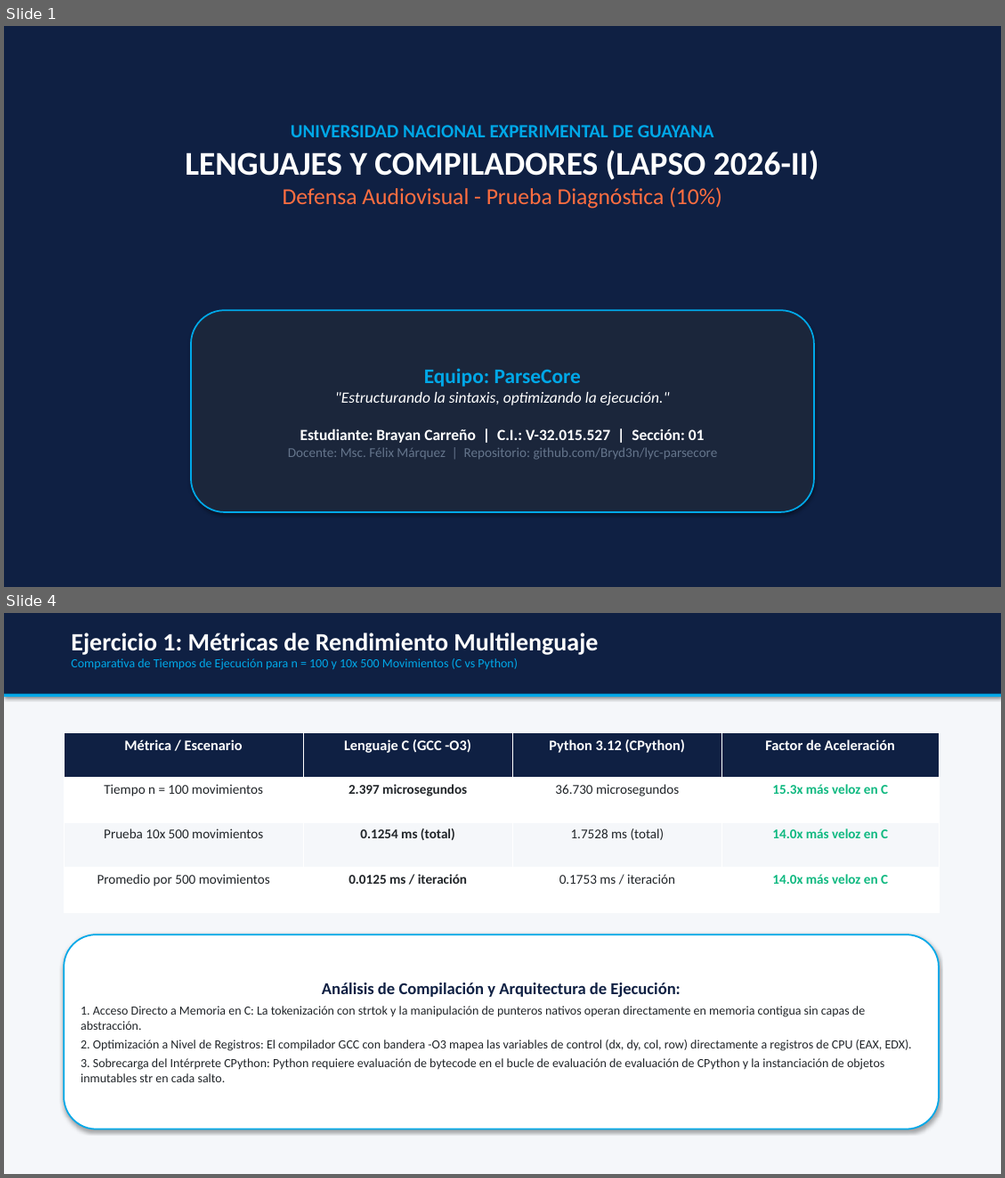
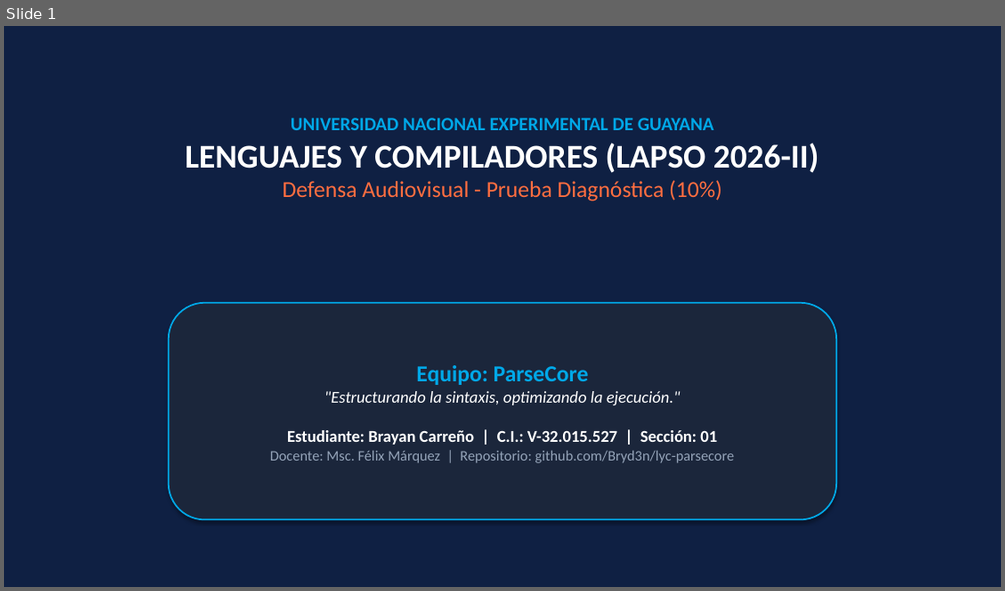
Before and after one commit to Bryd3n/lyc-parsecore, a slide deck: PRUEBA DIAGNOSTICA/Brayan_Carreno/Presentacion_Defensa_Prueba_Diagnostica_ParseCore.pptx. Shown one above the other, each under a label of ours: slides 1 and 4 before the commit, slide 1 after it; the slides between them are not shown. The pictures are 1005x1178 and 1005x591 pixels, drawn with LibreOffice and Linux fonts; fonts in the diff are those of the drawing. Boxes give left, top, right and bottom in pixels: in the first picture for what was removed or moved away, otherwise in the second. Text is boxed around its words. In the diff, an @@ line names an element or a change of style, - is before the commit and + after.

```diff
--- a/PRUEBA DIAGNOSTICA/Brayan_Carreno/Presentacion_Defensa_Prueba_Diagnostica_ParseCore.pptx
+++ b/PRUEBA DIAGNOSTICA/Brayan_Carreno/Presentacion_Defensa_Prueba_Diagnostica_ParseCore.pptx
@@ slide 4 removed at (4,613,1001,1174), background #FFFFFF @@
@@ rectangle removed at (4,613,1001,1174) @@
@@ rectangle removed at (4,613,1001,695) @@
@@ text removed at (71,633,598,670) @@
-Ejercicio 1: Métricas de Rendimiento Multilenguaje
-Comparativa de Tiempos de Ejecución para n = 100 y 10x 500 Movimientos (C vs Python)
@@ rectangle removed at (4,694,1001,697) @@
@@ table removed at (64,732,938,912), 4 rows, 4 columns @@
-Métrica / Escenario | Lenguaje C (GCC -O3) | Python 3.12 (CPython) | Factor de Aceleración
-Tiempo n = 100 movimientos | 2.397 microsegundos | 36.730 microsegundos | 15.3x más veloz en C
-Prueba 10x 500 movimientos | 0.1254 ms (total) | 1.7528 ms (total) | 14.0x más veloz en C
-Promedio por 500 movimientos | 0.0125 ms / iteración | 0.1753 ms / iteración | 14.0x más veloz en C
@@ rounded rectangle removed at (64,934,938,1129) @@
-Análisis de Compilación y Arquitectura de Ejecución:
-1. Acceso Directo a Memoria en C: La tokenización con strtok y la manipulación de punteros nativos operan directamente en memoria contigua sin capas de abstracción.
-2. Optimización a Nivel de Registros: El compilador GCC con bandera -O3 mapea las variables de control (dx, dy, col, row) directamente a registros de CPU (EAX, EDX).
-3. Sobrecarga del Intérprete CPython: Python requiere evaluación de bytecode en el bucle de evaluación de evaluación de CPython y la instanciación de objetos inmutables str en cada salto.
@@ slide 1 changed as well @@
@@ text "UNIVERSIDAD NACIONAL EXPERIMENTAL DE GUAYANA": place and size @@
-text "UNIVERSIDAD NACIONAL EXPERIMENTAL DE GUAYANA" at (185,125,819,208)
+text "UNIVERSIDAD NACIONAL EXPERIMENTAL DE GUAYANA" at (185,118,819,201)
@@ rounded rectangle "Equipo: ParseCore": place and size @@
-rounded rectangle "Equipo: ParseCore" at (191,310,814,512)
+rounded rectangle "Equipo: ParseCore" at (169,303,836,520)
@@ rounded rectangle "Equipo: ParseCore" at (169,303,836,520): size 20 to 22 pt in "Equipo: ParseCore"; size 15 to 16 pt in ""Estructurando la sintaxis, optimizando la ejecución."", "Estudiante: Brayan Carreño | C.I.: V-32.015.527 | ..."; size 13 to 14 pt, text colour #64748B to #94A3B8 in "Docente: Msc. Félix Márquez | Repositorio: github.com/Bryd3n ..." @@
```
Also in this commit, not shown: 1 other slide changed, 6 other slides removed, 2 other files.
